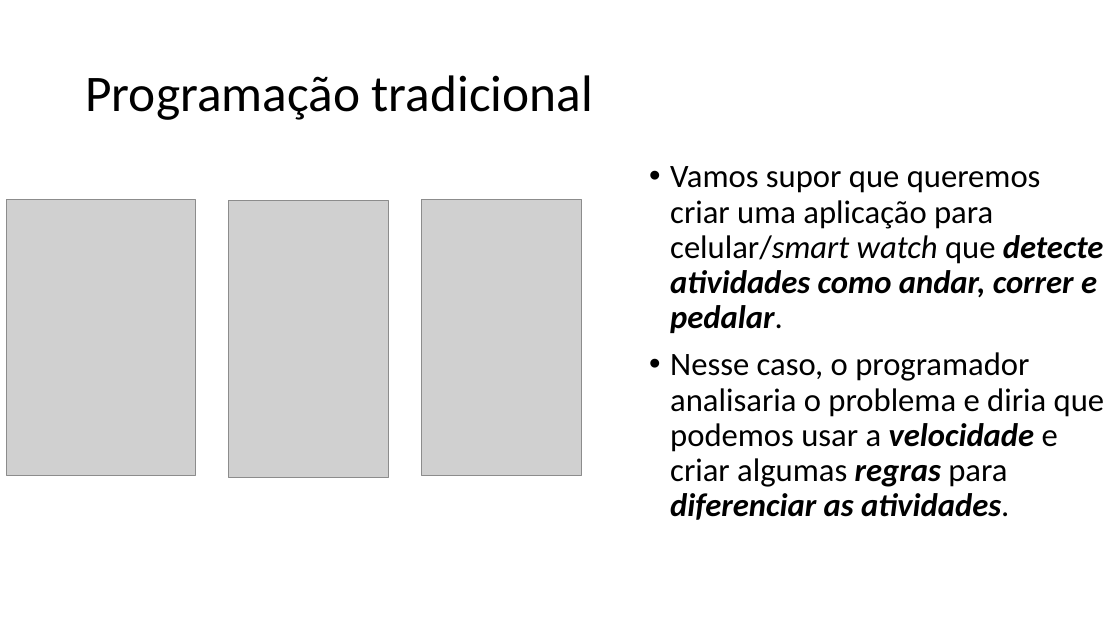
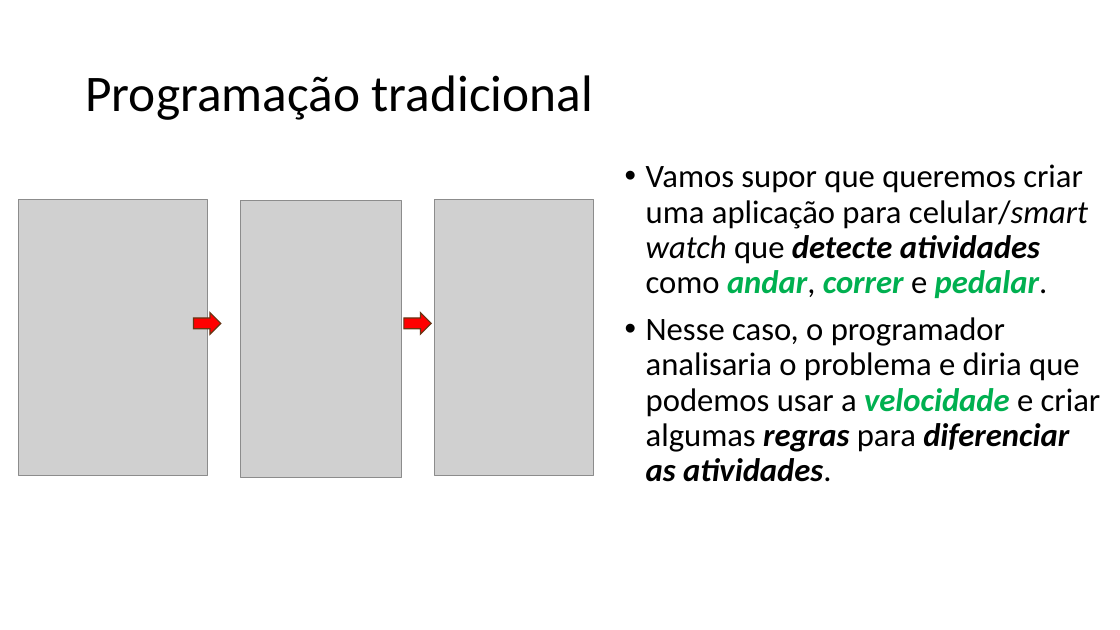
Before and after one commit to zz4fap/tp557-iot-ml, a slide deck: slide 7 of slides/TP557_4_O_Paradigma_do_Machine_Learning.pptx. Drawn at 1120x630 pixels with LibreOffice and Linux fonts; fonts in the diff are those of the drawing; grey boxes stand for pictures. Boxes give left, top, right and bottom in pixels: in the first picture for what was removed or moved away, otherwise in the second. Text is boxed around its words. In the diff, an @@ line names an element or a change of style, - is before the commit and + after.

```diff
--- a/slides/TP557_4_O_Paradigma_do_Machine_Learning.pptx
+++ b/slides/TP557_4_O_Paradigma_do_Machine_Learning.pptx
@@ text "Vamos supor que queremos criar ..." moved from (x1=670, y1=166, x2=1104, y2=520) to (x1=646, y1=164, x2=1101, y2=482) @@
@@ text "Vamos supor que queremos criar ..." at (x1=646, y1=164, x2=1101, y2=482): text colour #000000 to #00B050 in "andar, correr pedalar.", "velocidade"; bold off, italic off in "como andar, e" @@
@@ 3 pictures moved together from (x1=7, y1=199, x2=581, y2=477) to (x1=18, y1=199, x2=594, y2=477) @@
@@ down arrow added at (x1=194, y1=313, x2=221, y2=335), fill #FF0000, outline #683715 1 pt @@
@@ down arrow added at (x1=404, y1=313, x2=431, y2=335), fill #FF0000, outline #683715 1 pt @@
```
Also in this commit, not shown: 7 other slides changed, 1 slide added.
